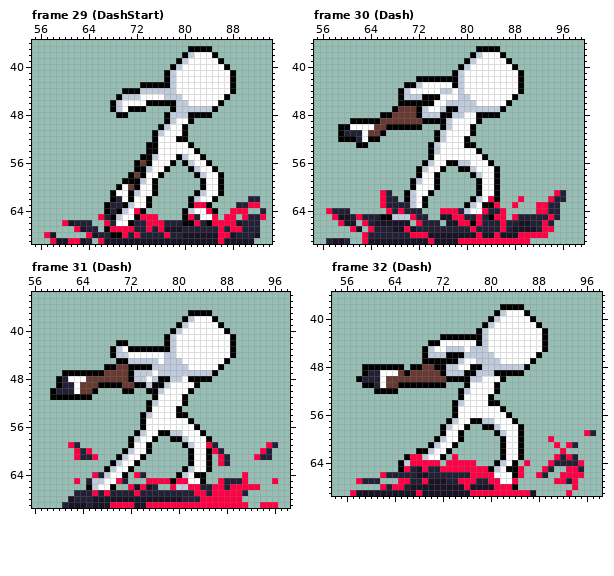
Pixel-art file, stored at sprites/Brush.ase. The picture above is the old version.
98x50 pixels, 89 frames. Shown: frame 29 (DashStart): x 55..94, y 36..69; frame 30 (Dash): x 55..99, y 36..69; frame 31 (Dash): x 56..98, y 34..69; frame 32 (Dash): x 54..98, y 36..69. The old version is drawn lined up with the new one, on the new canvas. The commit also changed other frames, which this record leaves out.
After:
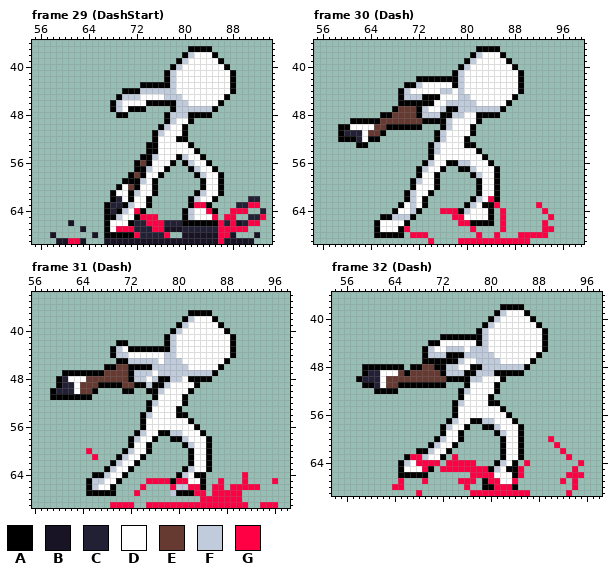
Palette (. is transparent): A #000000  B #181425  C #222034  D #ffffff  E #663931  F #c0cbdc  G #ff0044
The exact change:
canvas 98x50 -> 159x70, the old top-left corner now at 44,20
Changed rows in their new state; - is an unchanged pixel.
Frame 29 (DashStart):
first column x 57:
65 ---------.A-------------FD-------.--
66 ---.-...--AD-------------AA-A-C---GG
67 -----.-..--D-----CG-----------G--G..
68 .------.-.A--AA------..---------...-
69 -.-----.-.--------------------------
Frame 30 (Dash):
first column x 57:
61 ---------..---------------------------..
62 ---------...--------------------.----...
63 ---------...AD-----------------.----...-
64 ....------.ADDFA------A---DA.------.-..-
65 -........-----A..--..--DDDD-.--......-.-
66 --...-..ADDDDA-....-..---AAA.-......-.--
67 ----..-.ADDDA-..........-....-......----
68 ------..AAAAA.---........-..-...--------
69 ....--...........-....------------------
Frame 31 (Dash):
first column x 61:
59 -..---------------------A.--------..
60 --..---------------------..------..-
61 --...---------------------..----...-
62 --------------------------..--------
64 -----AA-----..----------------------
65 --.-A----A.----------------...------
66 -----------..-..-------A.--.--------
67 --..AAAAA...-.....FAAA--.-----.-----
68 -......................-------------
69 ........----..----------------------
Frame 32 (Dash):
first column x 57:
59 ---------------------------------------..
61 ------------------------------------..---
63 ----------------------------------..-.---
64 ----------D----------------------.....---
65 ---------DDD-A.-----------------..--.-.--
66 -----...AAAAA.......-----------..--.-----
67 -....----...-.....---.A-----------.-.----
68 -----..--..........-..AA-----------------
69 ...........-........----------.----------
Pixel boxes of the changes (left, top, right, bottom) in both pictures:
changed: (44, 214, 260, 244)
changed: (326, 190, 566, 244)
changed: (62, 442, 278, 508)
erased: (530, 430, 596, 496)
changed: (350, 460, 494, 496)
